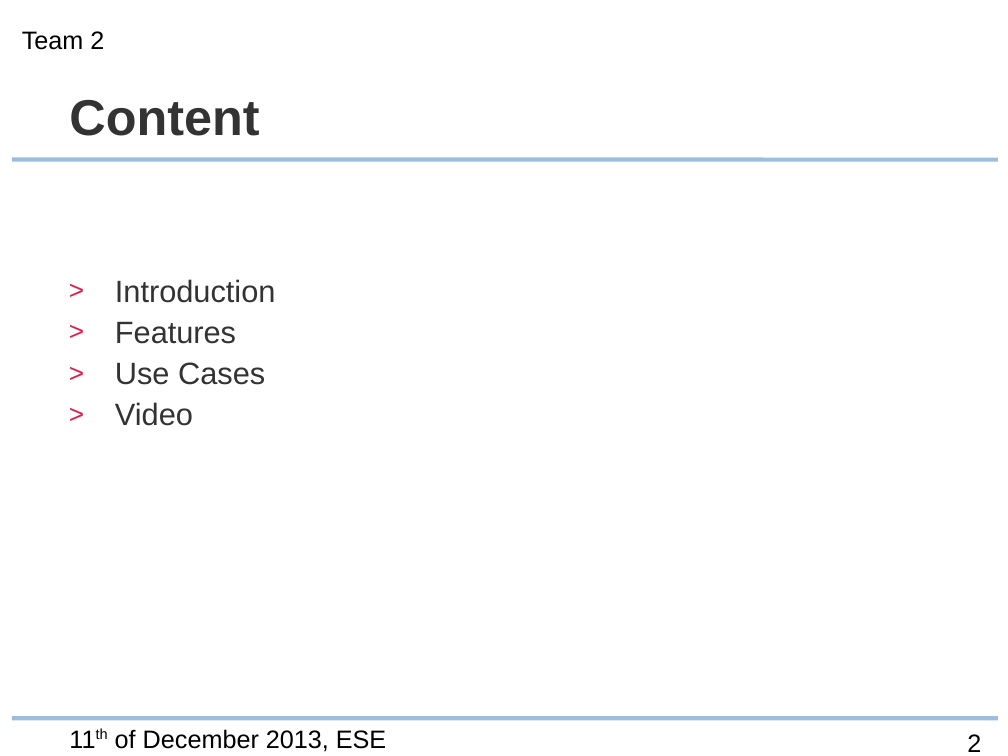
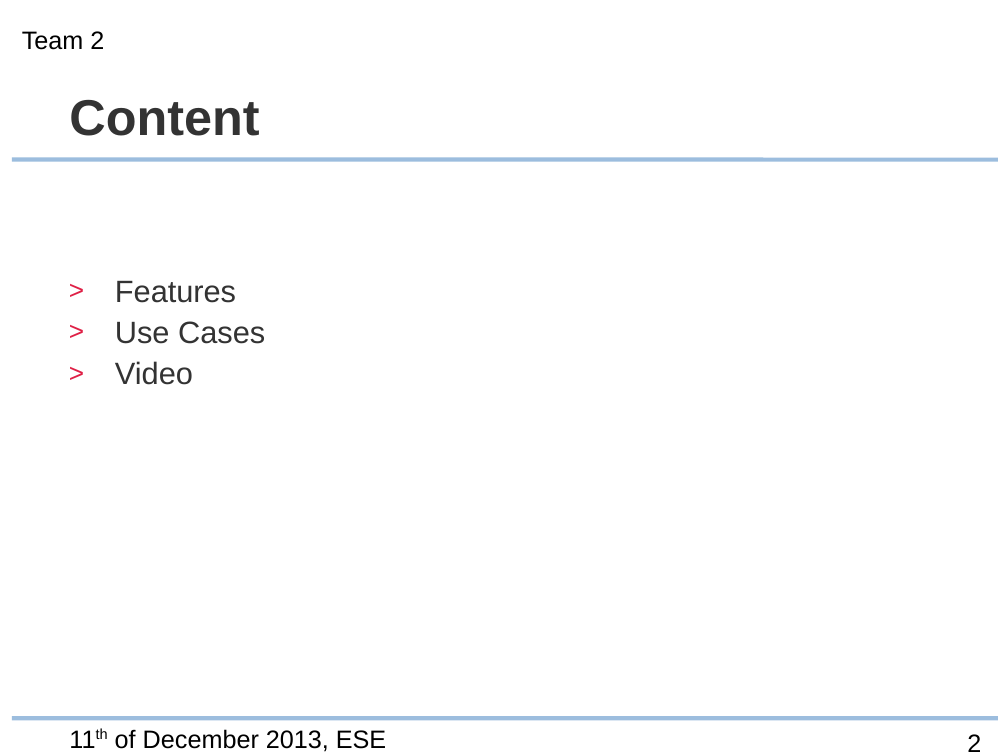
Before and after one commit to ese-unibe-ch/ese2013-team2, a slide deck: slide 2 of Presentation/RELEASE.odp. Drawn at 1008x756 pixels with LibreOffice and Linux fonts; fonts in the diff are those of the drawing; background and template pictures are left out. Boxes give left, top, right and bottom in pixels: in the first picture for what was removed or moved away, otherwise in the second. Text is boxed around its words. In the diff, an @@ line names an element or a change of style, - is before the commit and + after.

```diff
--- a/Presentation/RELEASE.odp
+++ b/Presentation/RELEASE.odp
@@ text at (115,279,276,303): paragraph removed @@
-> Introduction
```
Also in this commit, not shown: 1 other slide changed, 8 slides added, 13 other files.
